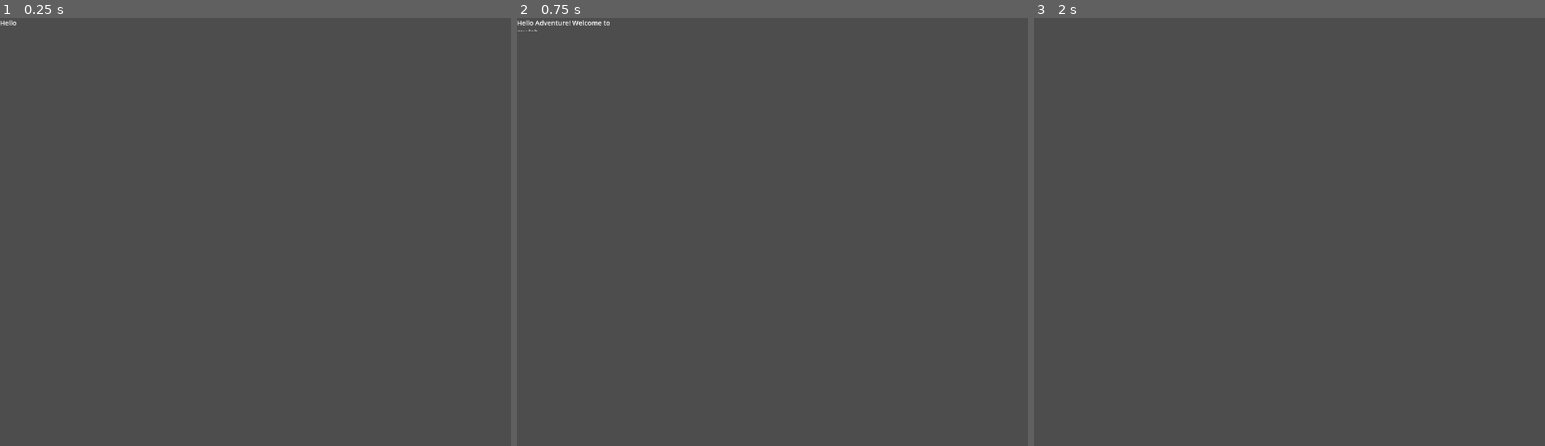
Above: before the commit, frames 1-3 (left to right).
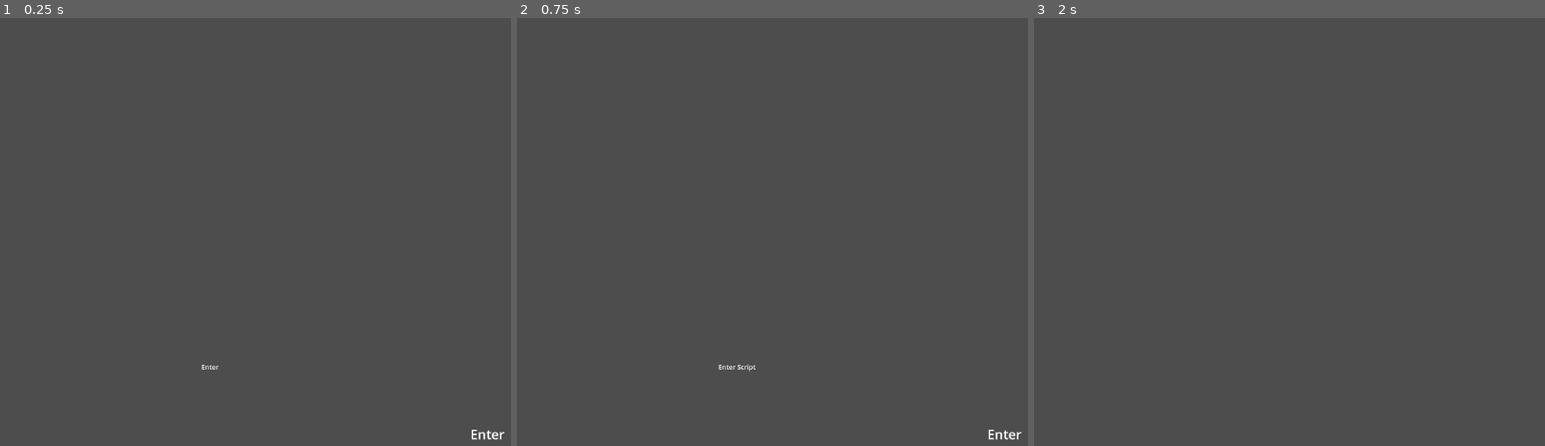
Above: after the commit, the same moments.

Repository: DonatoClemente/haphazard
Game: Godot game, scene res://TextBoxStory.tscn
The game is run twice, just before and just after one commit, with the same random seed, the same clock (stepped at 60 frames per second) and the same inputs. This scene is started directly instead of the project's main scene.
Inputs:
- Up to frame 1 (0.25 s): no input
- Up to frame 2 (0.75 s): tap Enter (ui_accept) at 0.5 s; hold Right (ui_right) from 0.53 s (still down)
- Up to frame 3 (2 s): tap Enter (ui_accept) at 0.77, 1.25, 1.52 s; release Right (ui_right) at 1.28 s; hold Down (ui_down) from 1.28 s (still down)

The runs differ from the first frame. In frame 1, 0.1% of the frame differs, in the area x 0-99%, y 0-99%; in frame 2, 0.3%; in frame 3, nothing differs.

Commit message:
Settings

Diff:
--- /dev/null
+++ b/Component/settings.gd
@@ -0,0 +1,23 @@
+extends CanvasLayer
+
+@onready var homemenu_scene = load("res://Scenes/HomeMenu.tscn")
+# Called when the node enters the scene tree for the first time.
+func _ready() -> void:
+	# Hide the menu initially
+	hide()
+
+
+# Called every frame. 'delta' is the elapsed time since the previous frame.
+func _process(delta: float) -> void:
+	pass
+
+func _input(event: InputEvent) -> void:
+	if event.is_action_pressed("ui_cancel"):  # ESC key
+		if visible:
+			hide()
+		else:
+			show()
+
+
+func _on_button_pressed() -> void:
+	get_tree().change_scene_to_packed(homemenu_scene)
--- /dev/null
+++ b/Component/settings.tscn
@@ -0,0 +1,128 @@
+[gd_scene load_steps=3 format=3 uid="uid://c8xx4aegu8jgu"]
+
+[ext_resource type="Script" path="res://Scenes/volume.gd" id="1_ifvb1"]
+[ext_resource type="Script" path="res://Component/settings.gd" id="1_k2lw7"]
+
+[node name="Settings" type="CanvasLayer"]
+script = ExtResource("1_k2lw7")
+
+[node name="Options" type="Control" parent="."]
+unique_name_in_owner = true
+layout_mode = 3
+anchors_preset = 15
+anchor_right = 1.0
+anchor_bottom = 1.0
+grow_horizontal = 2
+grow_vertical = 2
+
+[node name="MarginContainer" type="MarginContainer" parent="Options"]
+layout_mode = 1
+anchors_preset = 15
+anchor_right = 1.0
+anchor_bottom = 1.0
+grow_horizontal = 2
+grow_vertical = 2
+theme_override_constants/margin_left = 5
+
+[node name="ColorRect2" type="ColorRect" parent="Options/MarginContainer"]
+custom_minimum_size = Vector2(300, 300)
+layout_mode = 2
+size_flags_horizontal = 4
+size_flags_vertical = 6
+color = Color(0.74902, 0.72549, 0.988235, 1)
+
+[node name="Control" type="Control" parent="Options/MarginContainer/ColorRect2"]
+layout_mode = 1
+anchors_preset = 15
+anchor_right = 1.0
+anchor_bottom = 1.0
+offset_left = -25.0
+offset_top = -1.0
+offset_right = 275.0
+offset_bottom = 199.0
+grow_horizontal = 2
+grow_vertical = 2
+
+[node name="MarginContainer" type="MarginContainer" parent="Options/MarginContainer/ColorRect2/Control"]
+layout_mode = 0
+offset_right = 40.0
+offset_bottom = 40.0
+theme_override_constants/margin_left = 35
+theme_override_constants/margin_top = 10
+
+[node name="HBoxContainer" type="HBoxContainer" parent="Options/MarginContainer/ColorRect2/Control/MarginContainer"]
+layout_mode = 2
+
+[node name="VSplitContainer" type="VSplitContainer" parent="Options/MarginContainer/ColorRect2/Control/MarginContainer/HBoxContainer"]
+layout_mode = 2
+size_flags_horizontal = 2
+
+[node name="BackButton" type="HBoxContainer" parent="Options/MarginContainer/ColorRect2/Control/MarginContainer/HBoxContainer/VSplitContainer"]
+layout_mode = 2
+alignment = 1
+
+[node name="Button" type="Button" parent="Options/MarginContainer/ColorRect2/Control/MarginContainer/HBoxContainer/VSplitContainer/BackButton"]
+layout_mode = 2
+size_flags_horizontal = 0
+size_flags_vertical = 0
+text = "Back"
+
+[node name="Label2" type="Label" parent="Options/MarginContainer/ColorRect2/Control/MarginContainer/HBoxContainer/VSplitContainer/BackButton"]
+layout_mode = 2
+text = "               "
+
+[node name="Label" type="Label" parent="Options/MarginContainer/ColorRect2/Control/MarginContainer/HBoxContainer/VSplitContainer/BackButton"]
+layout_mode = 2
+theme_override_colors/font_color = Color(0, 0, 0, 1)
+text = "Settings"
+
+[node name="MarginContainer" type="MarginContainer" parent="Options/MarginContainer/ColorRect2/Control/MarginContainer/HBoxContainer/VSplitContainer"]
+layout_mode = 2
+theme_override_constants/margin_left = 10
+
+[node name="VBoxContainer" type="VBoxContainer" parent="Options/MarginContainer/ColorRect2/Control/MarginContainer/HBoxContainer/VSplitContainer/MarginContainer"]
+layout_mode = 2
+theme_override_constants/separation = 9
+
+[node name="WindowSetting" type="HBoxContainer" parent="Options/MarginContainer/ColorRect2/Control/MarginContainer/HBoxContainer/VSplitContainer/MarginContainer/VBoxContainer"]
+layout_mode = 2
+
+[node name="Label" type="Label" parent="Options/MarginContainer/ColorRect2/Control/MarginContainer/HBoxContainer/VSplitContainer/MarginContainer/VBoxContainer/WindowSetting"]
+layout_mode = 2
+theme_override_colors/font_color = Color(0, 0, 0, 1)
+text = "Screen: "
+
+[node name="OptionButton" type="OptionButton" parent="Options/MarginContainer/ColorRect2/Control/MarginContainer/HBoxContainer/VSplitContainer/MarginContainer/VBoxContainer/WindowSetting"]
+layout_mode = 2
+theme_override_colors/font_color = Color(0, 0, 0, 1)
+selected = 0
+item_count = 2
+popup/item_0/text = "Full Screen"
+popup/item_0/id = 1
+popup/item_1/text = "Windowed"
+popup/item_1/id = 1
+
+[node name="Audio" type="HBoxContainer" parent="Options/MarginContainer/ColorRect2/Control/MarginContainer/HBoxContainer/VSplitContainer/MarginContainer/VBoxContainer"]
+layout_mode = 2
+
+[node name="Label" type="Label" parent="Options/MarginContainer/ColorRect2/Control/MarginContainer/HBoxContainer/VSplitContainer/MarginContainer/VBoxContainer/Audio"]
+layout_mode = 2
+theme_override_colors/font_color = Color(0, 0, 0, 1)
+text = "Audio: "
+
+[node name="VBoxContainer" type="VBoxContainer" parent="Options/MarginContainer/ColorRect2/Control/MarginContainer/HBoxContainer/VSplitContainer/MarginContainer/VBoxContainer/Audio"]
+layout_mode = 2
+size_flags_horizontal = 3
+
+[node name="Volume" type="HSlider" parent="Options/MarginContainer/ColorRect2/Control/MarginContainer/HBoxContainer/VSplitContainer/MarginContainer/VBoxContainer/Audio/VBoxContainer"]
+layout_mode = 2
+max_value = 1.0
+step = 0.001
+script = ExtResource("1_ifvb1")
+
+[node name="Button" type="Button" parent="Options/MarginContainer/ColorRect2/Control/MarginContainer/HBoxContainer/VSplitContainer/MarginContainer/VBoxContainer"]
+layout_mode = 2
+text = "Back to Menu"
+
+[connection signal="value_changed" from="Options/MarginContainer/ColorRect2/Control/MarginContainer/HBoxContainer/VSplitContainer/MarginContainer/VBoxContainer/Audio/VBoxContainer/Volume" to="Options/MarginContainer/ColorRect2/Control/MarginContainer/HBoxContainer/VSplitContainer/MarginContainer/VBoxContainer/Audio/VBoxContainer/Volume" method="_on_value_changed"]
+[connection signal="pressed" from="Options/MarginContainer/ColorRect2/Control/MarginContainer/HBoxContainer/VSplitContainer/MarginContainer/VBoxContainer/Button" to="." method="_on_button_pressed"]
--- a/TextBoxStory.tscn
+++ b/TextBoxStory.tscn
@@ -2,14 +2,29 @@
 
 [ext_resource type="Script" path="res://text_box_story.gd" id="1_2k6bd"]
 
-[node name="Node2D" type="Node2D"]
+[node name="CanvasLayer" type="CanvasLayer"]
 script = ExtResource("1_2k6bd")
-story_text = "Hello Adventure! Welcome to my lab
-"
 
 [node name="RichTextLabel" type="RichTextLabel" parent="."]
-offset_right = 310.0
-offset_bottom = 40.0
+anchors_preset = 12
+anchor_top = 1.0
+anchor_right = 1.0
+anchor_bottom = 1.0
+offset_left = 304.0
+offset_top = -128.0
+offset_right = 304.0
+offset_bottom = 112.0
+grow_horizontal = 2
+grow_vertical = 0
 scale = Vector2(0.5, 0.5)
+size_flags_vertical = 4
 theme_override_font_sizes/normal_font_size = 20
 text = "Stuff"
+
+[node name="Label" type="Label" parent="RichTextLabel"]
+offset_left = 812.0
+offset_top = 190.0
+offset_right = 1107.0
+offset_bottom = 247.0
+theme_override_font_sizes/font_size = 40
+text = "Enter"
--- a/lighteffect.tscn
+++ b/lighteffect.tscn
@@ -26,5 +26,5 @@
 texture = SubResource("GradientTexture2D_iclr5")
 
 [node name="Sprite2D" type="Sprite2D" parent="."]
-position = Vector2(453, 437)
+position = Vector2(426, 397)
 texture = ExtResource("2_g46ge")
--- a/text_box_story.gd
+++ b/text_box_story.gd
@@ -1,4 +1,4 @@
-extends Node2D
+extends CanvasLayer
 
 @onready var text_display: RichTextLabel = $RichTextLabel
 @export_multiline var story_text: String = "Enter Script"
